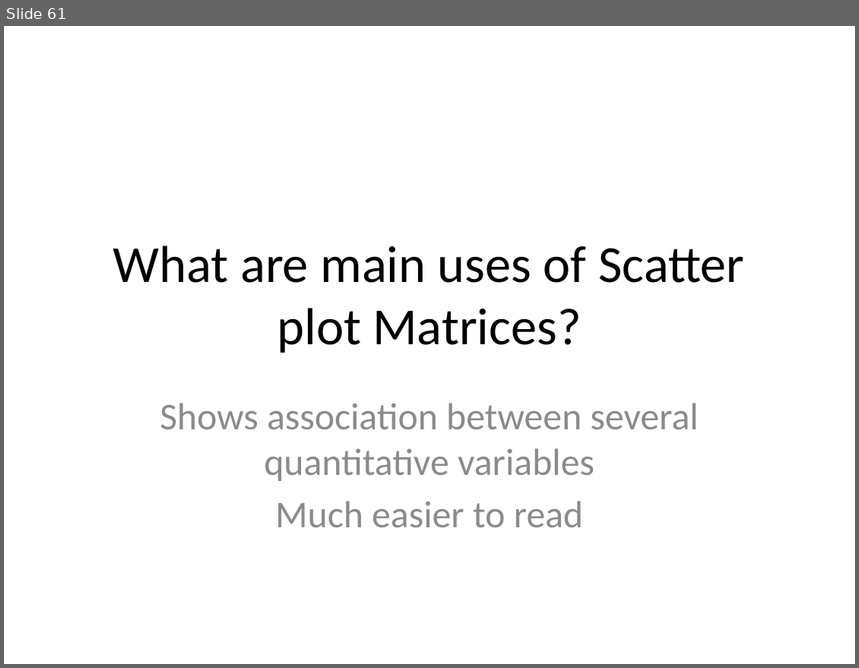
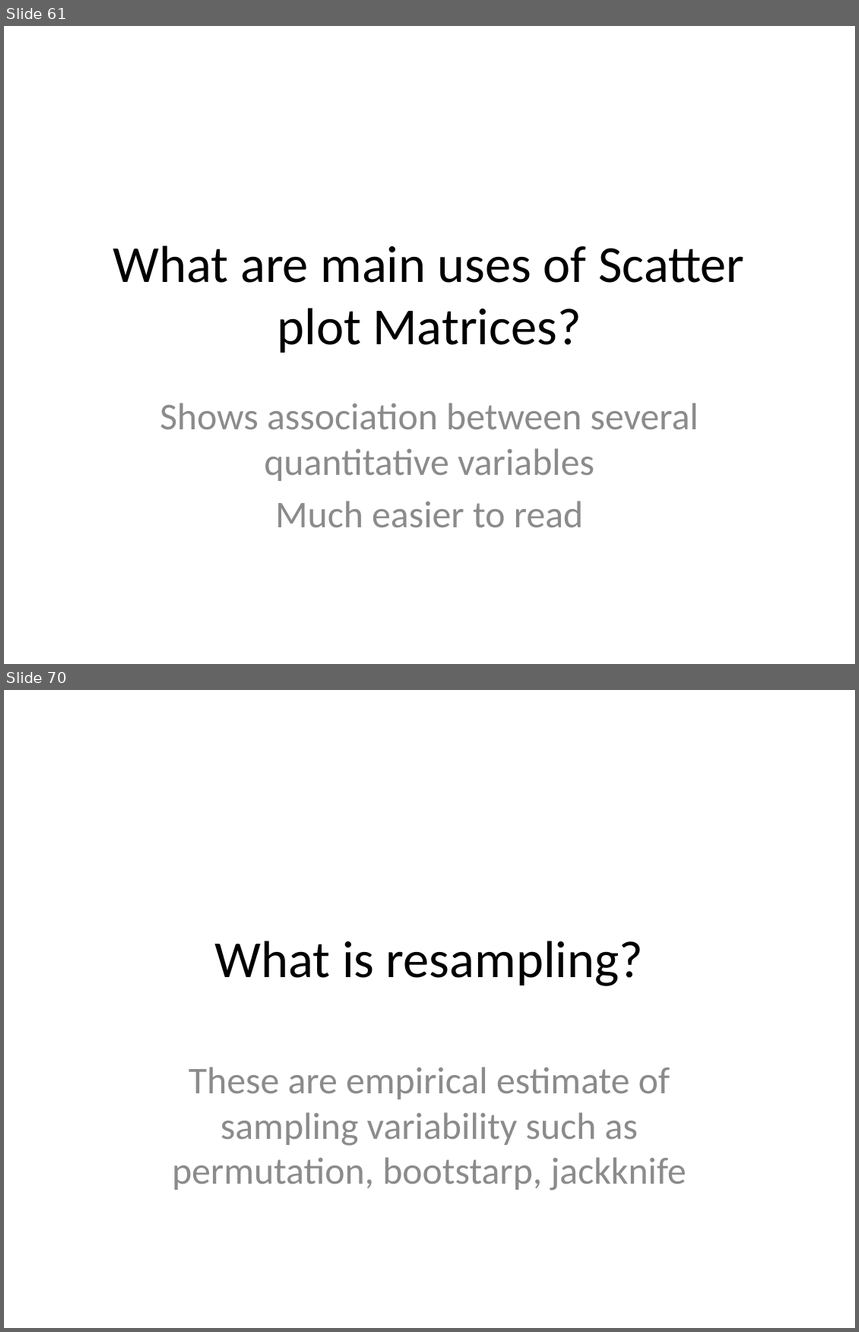
Before and after one commit to githubsebkun/Software-Interview-Questions, a slide deck: Data science.pptx. Shown one above the other, each under a label of ours: slide 61 before the commit, slides 61 and 70 after it; the slides between them are not shown. The pictures are 859x668 and 859x1332 pixels, drawn with LibreOffice and Linux fonts; fonts in the diff are those of the drawing. Boxes give left, top, right and bottom in pixels: in the first picture for what was removed or moved away, otherwise in the second. Text is boxed around its words. In the diff, an @@ line names an element or a change of style, - is before the commit and + after.

```diff
--- a/Data science.pptx
+++ b/Data science.pptx
@@ slide 70 added at <box>4,690,855,1328</box>, background #FFFFFF @@
@@ title added at <box>215,941,643,986</box>, 44 pt, text #000000 @@
+What is resampling?
@@ subtitle added at <box>172,1067,686,1191</box>, 32 pt, text #8C8C8C @@
+These are empirical estimate of sampling variability such as permutation, bootstarp, jackknife
```
Also in this commit, not shown: 1 slide changed, 16 other slides added, 8 other files.
